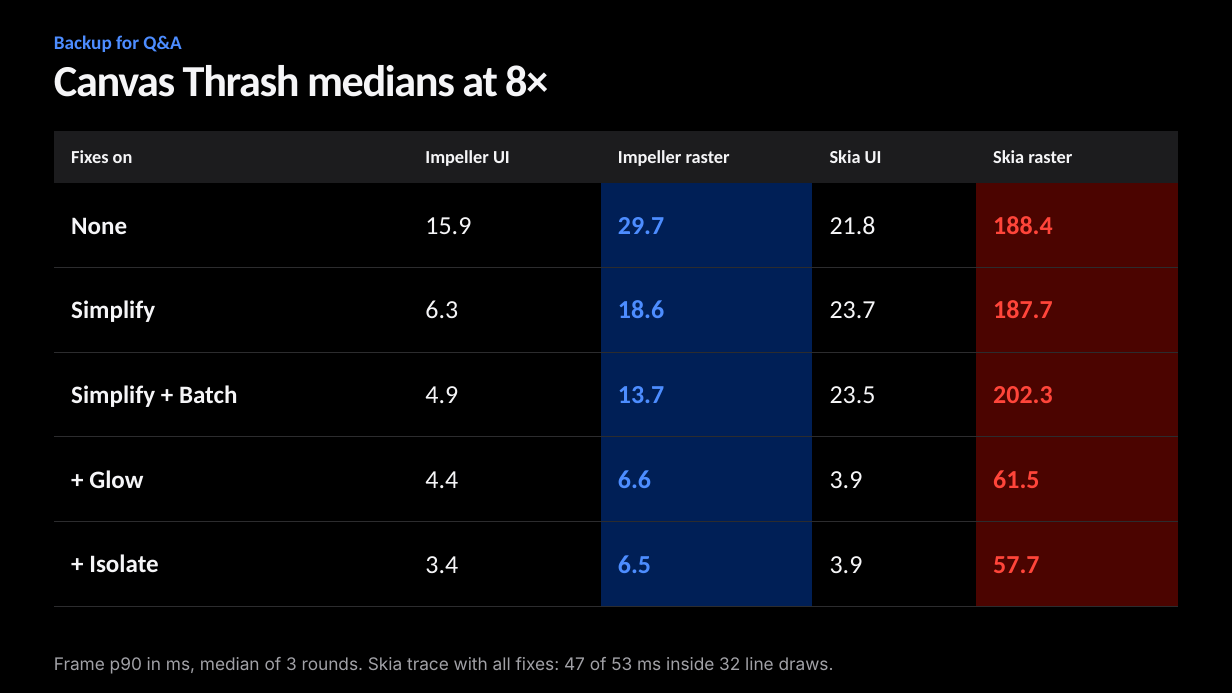
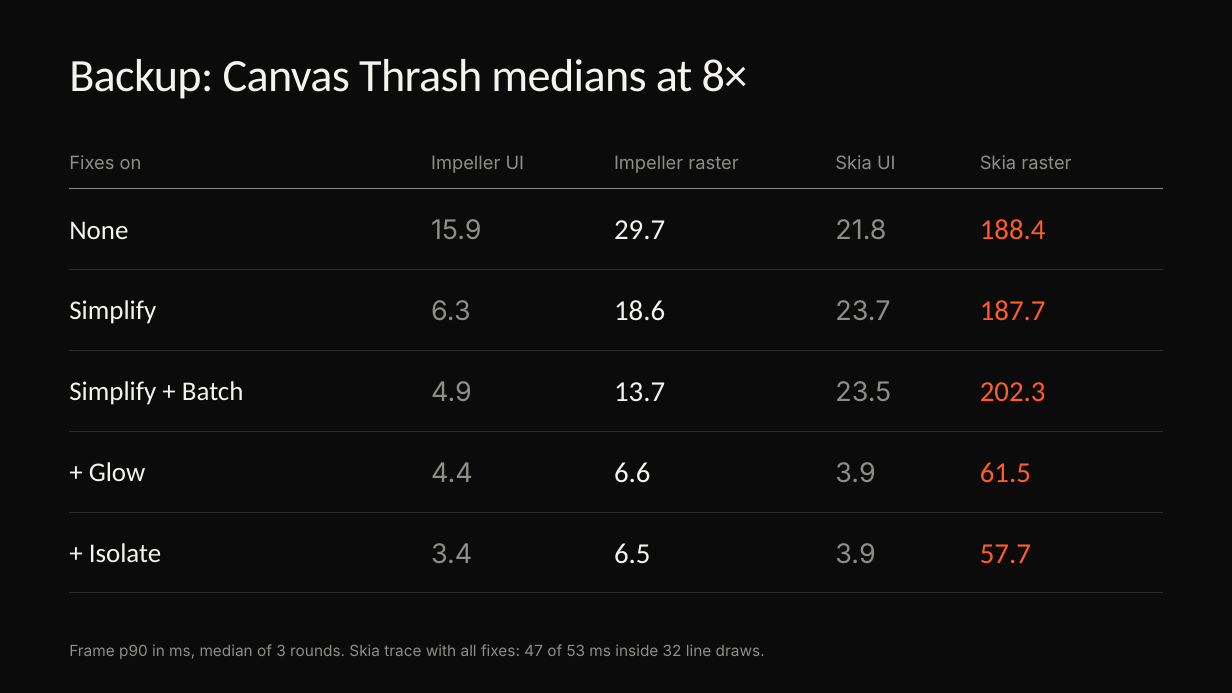
Before and after one commit to cm-collins/fluttercon-demo-app, a slide deck: slide 34 of docs/talk/slides/beyond-skia-dark.pptx. Drawn at 1232x693 pixels with LibreOffice and Linux fonts; fonts in the diff are those of the drawing; background and template pictures are left out. Boxes give left, top, right and bottom in pixels: in the first picture for what was removed or moved away, otherwise in the second. Text is boxed around its words. In the diff, an @@ line names an element or a change of style, - is before the commit and + after.

```diff
--- a/docs/talk/slides/beyond-skia-dark.pptx
+++ b/docs/talk/slides/beyond-skia-dark.pptx
@@ background #000000 to #0B0B0C @@
@@ text removed at <box>54,35,181,52</box> @@
-Backup for Q&A
@@ title at <box>69,59,748,99</box>: text changed; size 34.5 to 36 pt; text colour #F5F5F7 to #F4F3EF; bold off @@
-Canvas Thrash medians at 8×
+Backup: Canvas Thrash medians at 8×
@@ table at <box>69,137,1164,593</box> @@
@@ fill #1C1C1E to none in row 1 @@
@@ fill #001F56 to none in 5 cells @@
@@ fill #4B0400 to none in 5 cells @@
@@ font Calibri to Inter, text colour #F5F5F7 to #8E8D89 in "Fixes on", "Impeller UI", "Impeller raster", "Skia UI" and 11 more places @@
@@ bold off in "Fixes on", "Impeller UI", "Impeller raster", "Skia UI" and 16 more places @@
@@ size 19.5 to 21 pt, text colour #F5F5F7 to #F4F3EF in "None", "Simplify", "Simplify + Batch", "+ Glow" and 1 more places @@
@@ size 20.2 to 21 pt in "15.9", "21.8", "6.3", "23.7" and 6 more places @@
@@ size 20.2 to 22.5 pt in "29.7", "188.4", "18.6", "187.7" and 6 more places @@
@@ text colour #4D8DFF to #F4F3EF in "29.7", "18.6", "13.7", "6.6" and 1 more places @@
@@ text colour #FF453A to #FF5C28 in "188.4", "187.7", "202.3", "61.5" and 1 more places @@
@@ line spacing 0.96 to 1.05 @@
@@ borders changed @@
@@ table: place and size @@
-table at <box>54,131,1177,607</box>
+table at <box>69,137,1164,593</box>
@@ text "Frame p90 in ms, median ...": place and size @@
-text "Frame p90 in ms, median ..." at <box>54,657,834,674</box>
+text "Frame p90 in ms, median ..." at <box>69,644,765,659</box>
@@ text "Frame p90 in ms, median ..." at <box>69,644,765,659</box>: size 13.5 to 12 pt, text colour #A1A1A6 to #8E8D89 @@
```
Also in this commit, not shown: 31 other slides changed, 2 slides added, 2 slides removed, 56 other files.
